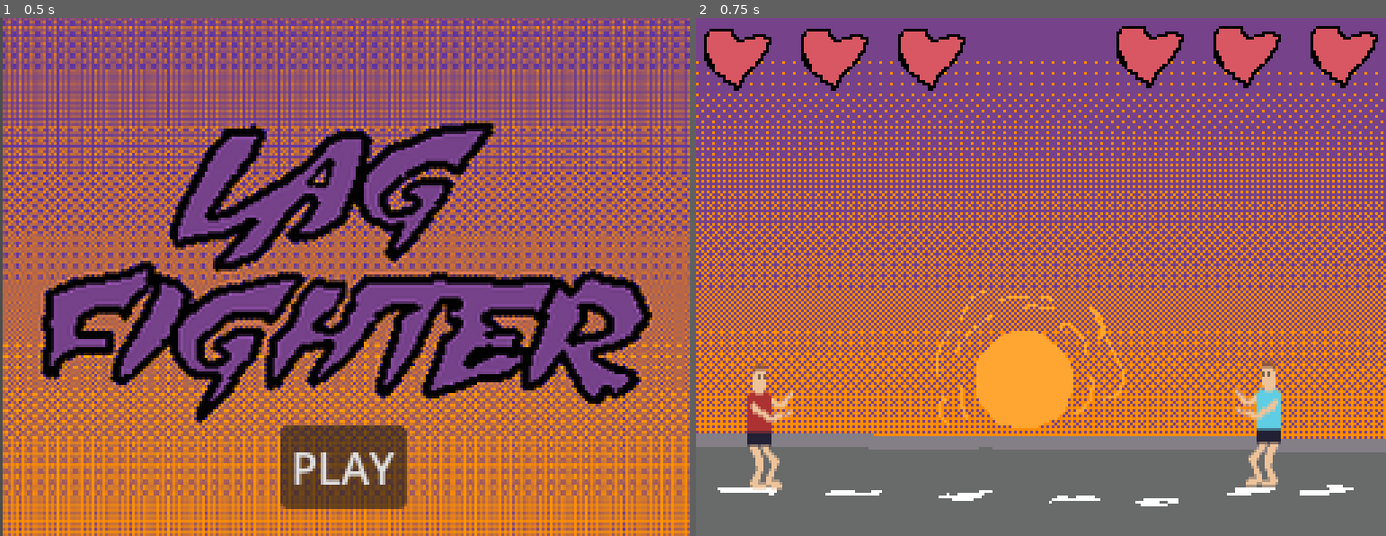
Above: before the commit, frames 1-2 (left to right).
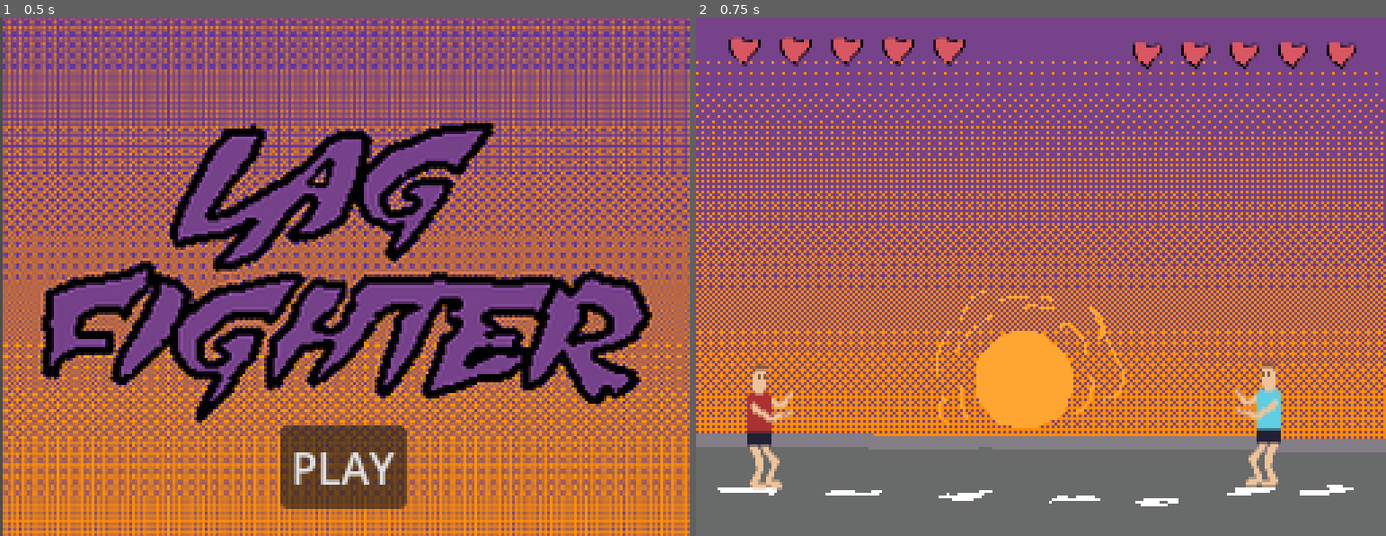
Above: after the commit, the same moments.

Repository: crknuchu/lagfighter
Game: Godot game, scene res://menus/menu.tscn
The game is run twice, just before and just after one commit, with the same random seed, the same clock (stepped at 60 frames per second) and the same inputs.
Inputs:
- Up to frame 1 (0.5 s): no input
- Up to frame 2 (0.75 s): click "PLAY" at 0.5 s

Frame 1 is identical in both runs. In frame 2, 4.4% of the frame differs, in the area x 1-99%, y 1-15%.

Commit message:
add 5 hp

Diff:
--- a/level/level.tscn
+++ b/level/level.tscn
@@ -33,6 +33,7 @@
 
 [node name="Player1" parent="." instance=ExtResource("1_u52ul")]
 position = Vector2(24, 147)
+max_health = 5
 idle_texture = ExtResource("3_f2txt")
 punch_texture = ExtResource("4_1ainy")
 kick_texture = ExtResource("5_n6hdu")
@@ -41,6 +42,7 @@
 [node name="Player2" parent="." instance=ExtResource("1_u52ul")]
 position = Vector2(212, 146)
 player_id = 2
+max_health = 5
 idle_texture = ExtResource("6_km5ld")
 punch_texture = ExtResource("7_i2t4f")
 kick_texture = ExtResource("8_8cye3")
@@ -73,16 +75,18 @@
 [node name="HeartUI_P1" type="CanvasLayer" parent="."]
 
 [node name="HeartUI" parent="HeartUI_P1" instance=ExtResource("10_8cye3")]
-offset_right = 104.0
-offset_bottom = 32.0
+offset_left = 11.0
+offset_top = 5.0
+offset_right = 102.0
+offset_bottom = 20.0
 
 [node name="HeartUI_P2" type="CanvasLayer" parent="."]
 
 [node name="HeartUI" parent="HeartUI_P2" instance=ExtResource("10_8cye3")]
-offset_left = 153.0
-offset_top = -1.0
-offset_right = 257.0
-offset_bottom = 31.0
+offset_left = 161.0
+offset_top = 7.0
+offset_right = 247.0
+offset_bottom = 21.0
 
 [node name="AudioStreamPlayer" type="AudioStreamPlayer" parent="."]
 stream = ExtResource("11_2orkt")
--- a/menus/heart_ui.gd
+++ b/menus/heart_ui.gd
@@ -1,7 +1,7 @@
 extends HBoxContainer
 
 @export var max_hearts: int = 3
-var current_hearts: int = 3
+@export var current_hearts: int = 5
 
 func _ready() -> void:
 	update_hearts()
--- a/menus/heart_ui.tscn
+++ b/menus/heart_ui.tscn
@@ -5,15 +5,29 @@
 
 [node name="HeartUI" type="HBoxContainer"]
 script = ExtResource("1_fq772")
+max_hearts = 5
 
 [node name="TextureRect" type="TextureRect" parent="."]
 layout_mode = 2
 texture = ExtResource("2_ys402")
+expand_mode = 3
+
+[node name="TextureRect4" type="TextureRect" parent="."]
+layout_mode = 2
+texture = ExtResource("2_ys402")
+expand_mode = 3
+
+[node name="TextureRect5" type="TextureRect" parent="."]
+layout_mode = 2
+texture = ExtResource("2_ys402")
+expand_mode = 3
 
 [node name="TextureRect2" type="TextureRect" parent="."]
 layout_mode = 2
 texture = ExtResource("2_ys402")
+expand_mode = 3
 
 [node name="TextureRect3" type="TextureRect" parent="."]
 layout_mode = 2
 texture = ExtResource("2_ys402")
+expand_mode = 3
